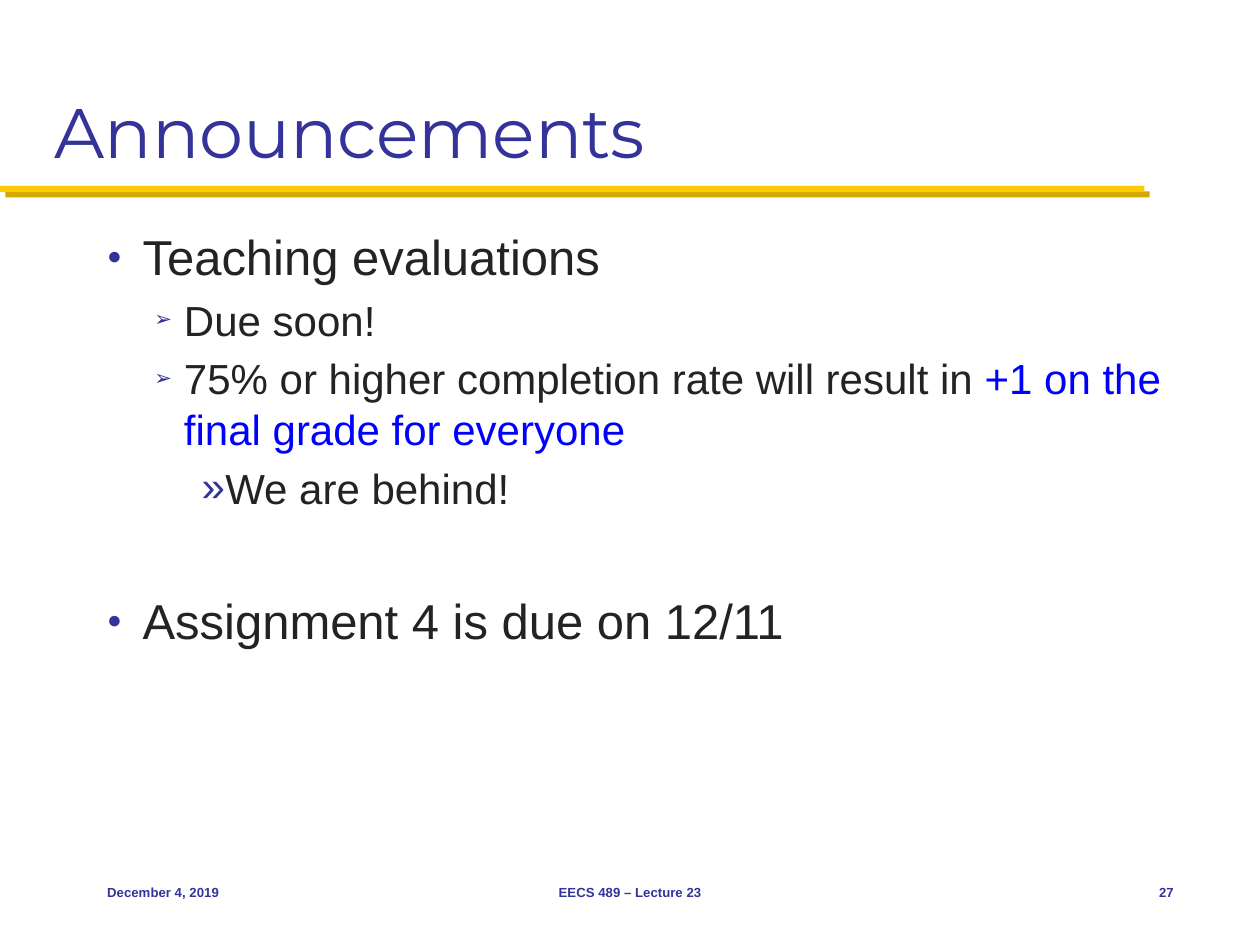
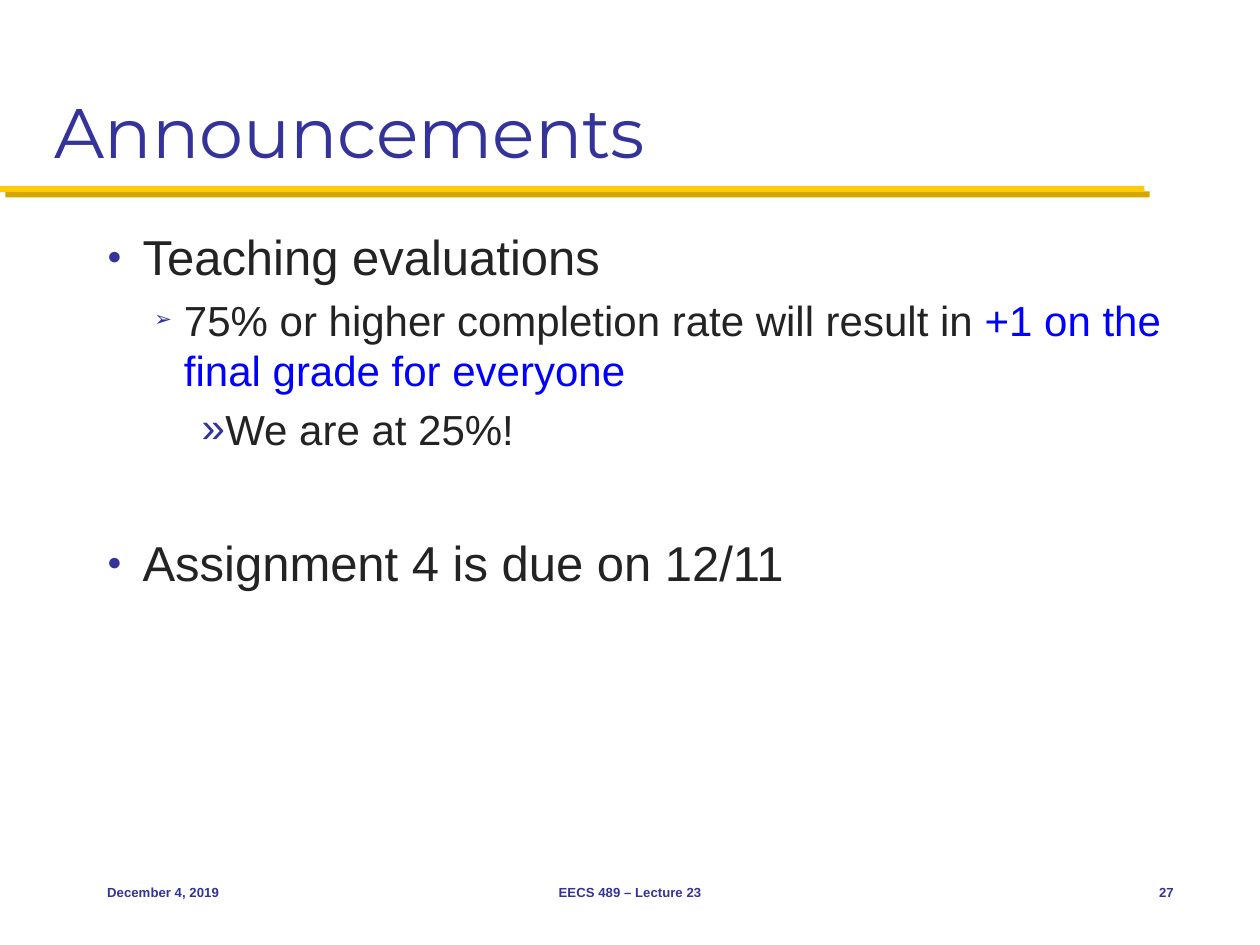
Before and after one commit to mosharaf/eecs489, a slide deck: slide 27 of Slides/120419.pptx. Drawn at 1260x945 pixels with LibreOffice and Linux fonts; fonts in the diff are those of the drawing. Boxes give left, top, right and bottom in pixels: in the first picture for what was removed or moved away, otherwise in the second. Text is boxed around its words. In the diff, an @@ line names an element or a change of style, - is before the commit and + after.

```diff
--- a/Slides/120419.pptx
+++ b/Slides/120419.pptx
@@ text at [184,307,376,337]: paragraph removed @@
-  ➢ Due soon!
@@ text at [202,415,514,446]: text changed @@
-    » We are behind!
+    » We are at 25%!
```
Also in this commit, not shown: 1 other slide changed.
